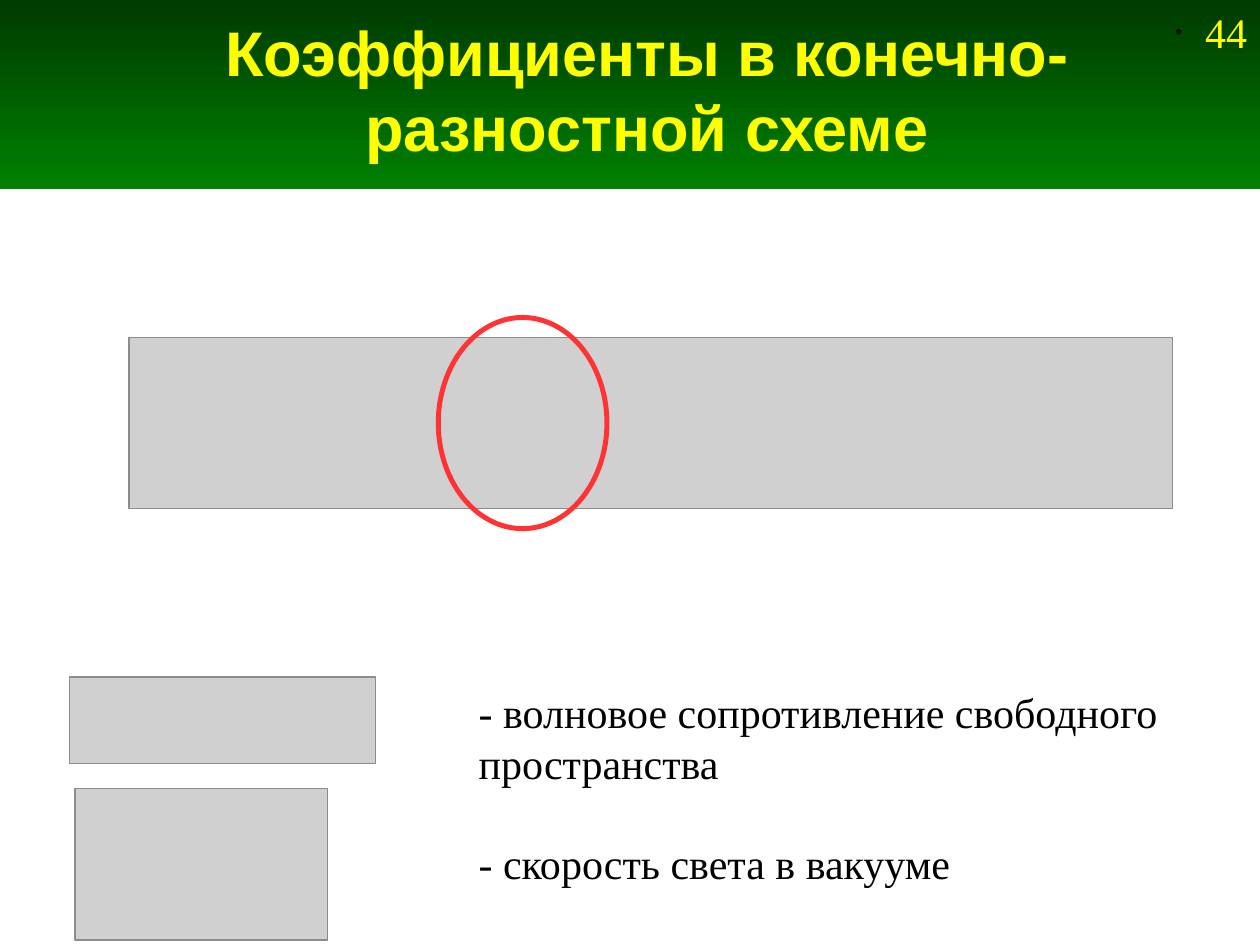
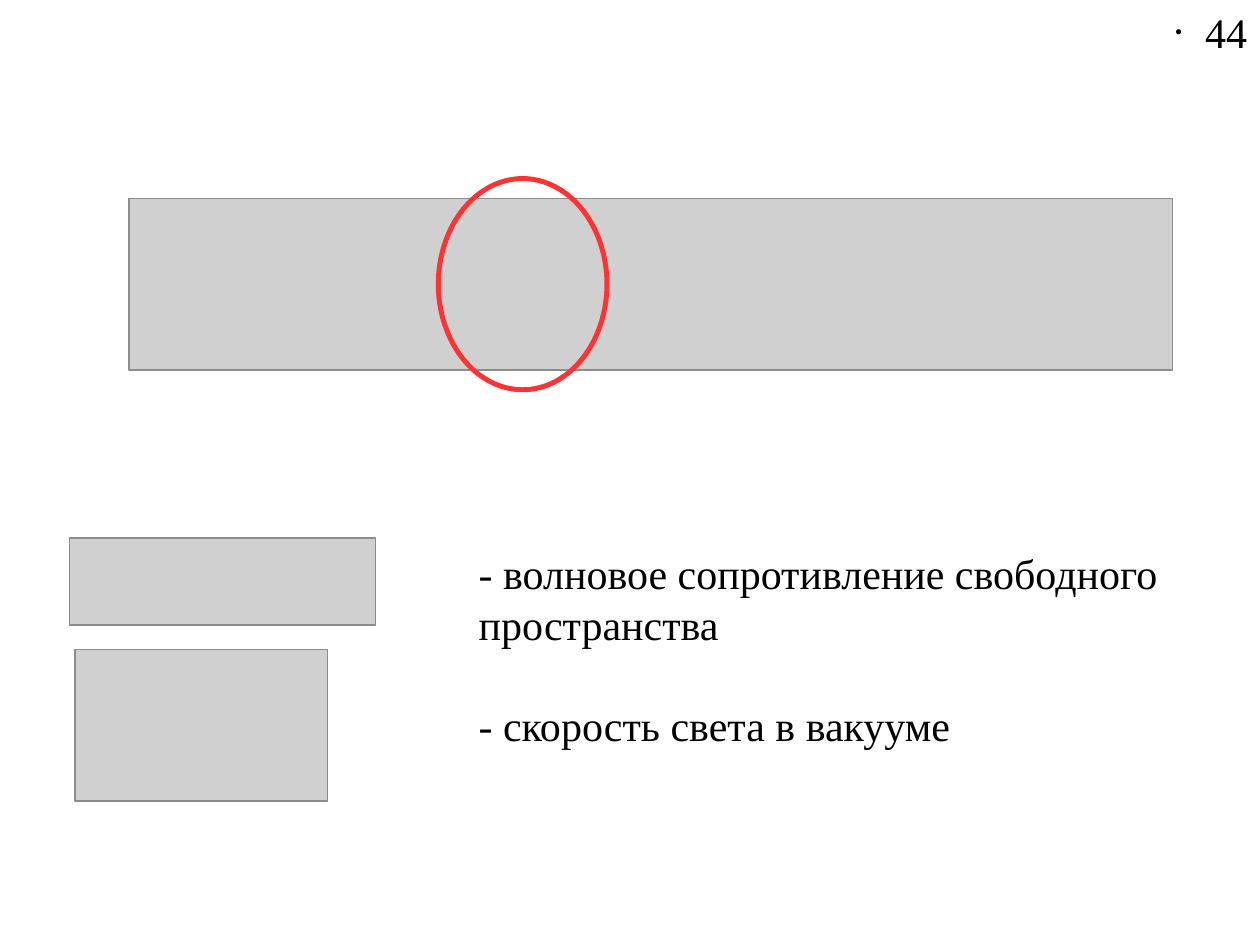
Before and after one commit to Jenyay/modelling, a slide deck: slide 44 of fdtd/presentations/04. FDTD-1D.odp. Drawn at 1260x945 pixels with LibreOffice and Linux fonts; fonts in the diff are those of the drawing; grey boxes stand for pictures. Boxes give left, top, right and bottom in pixels: in the first picture for what was removed or moved away, otherwise in the second. Text is boxed around its words. In the diff, an @@ line names an element or a change of style, - is before the commit and + after.

```diff
--- a/fdtd/presentations/04. FDTD-1D.odp
+++ b/fdtd/presentations/04. FDTD-1D.odp
@@ rectangle removed at (0, 0, 1260, 189) @@
@@ page number at (1205, 20, 1247, 48): text colour #FFFF00 to #000000 @@
@@ title removed at (225, 30, 1069, 163) @@
-Коэффициенты в конечно-разностной схеме
@@ 2 texts, 1 picture, 1 ellipse: place and size @@
-2 texts, 1 picture, 1 ellipse at (129, 318, 1172, 888)
+2 texts, 1 picture, 1 ellipse at (129, 179, 1172, 750)
@@ picture: place and size @@
-picture at (74, 789, 326, 940)
+picture at (69, 538, 375, 625)
@@ picture: place and size @@
-picture at (69, 677, 375, 764)
+picture at (74, 649, 326, 800)
```
Also in this commit, not shown: 8 other slides changed, 6 slides added, 6 slides removed, 3 other files.
